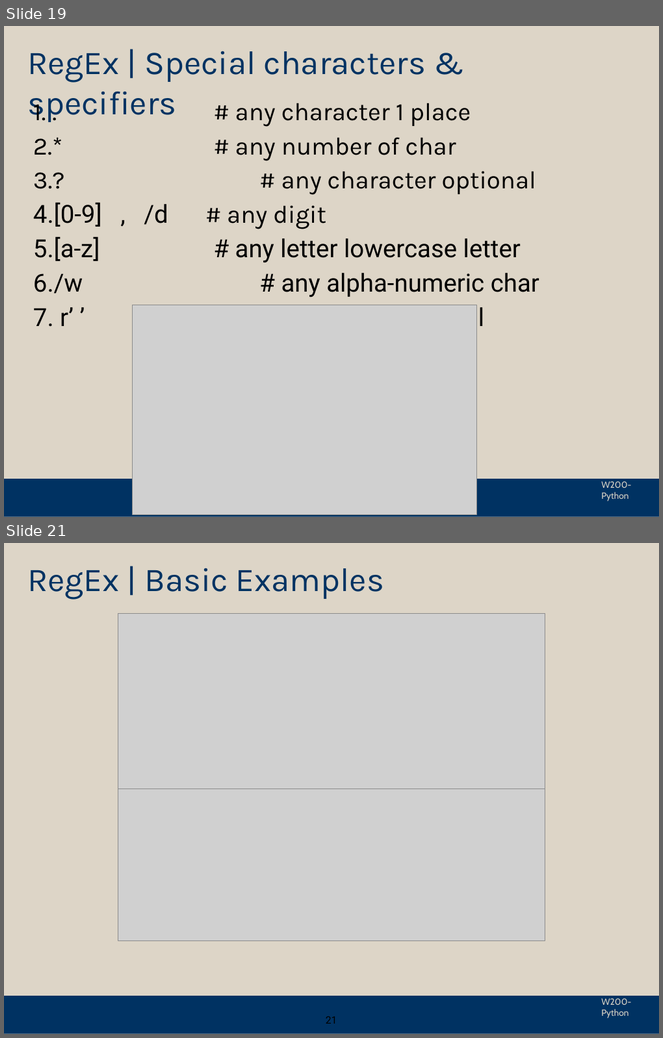
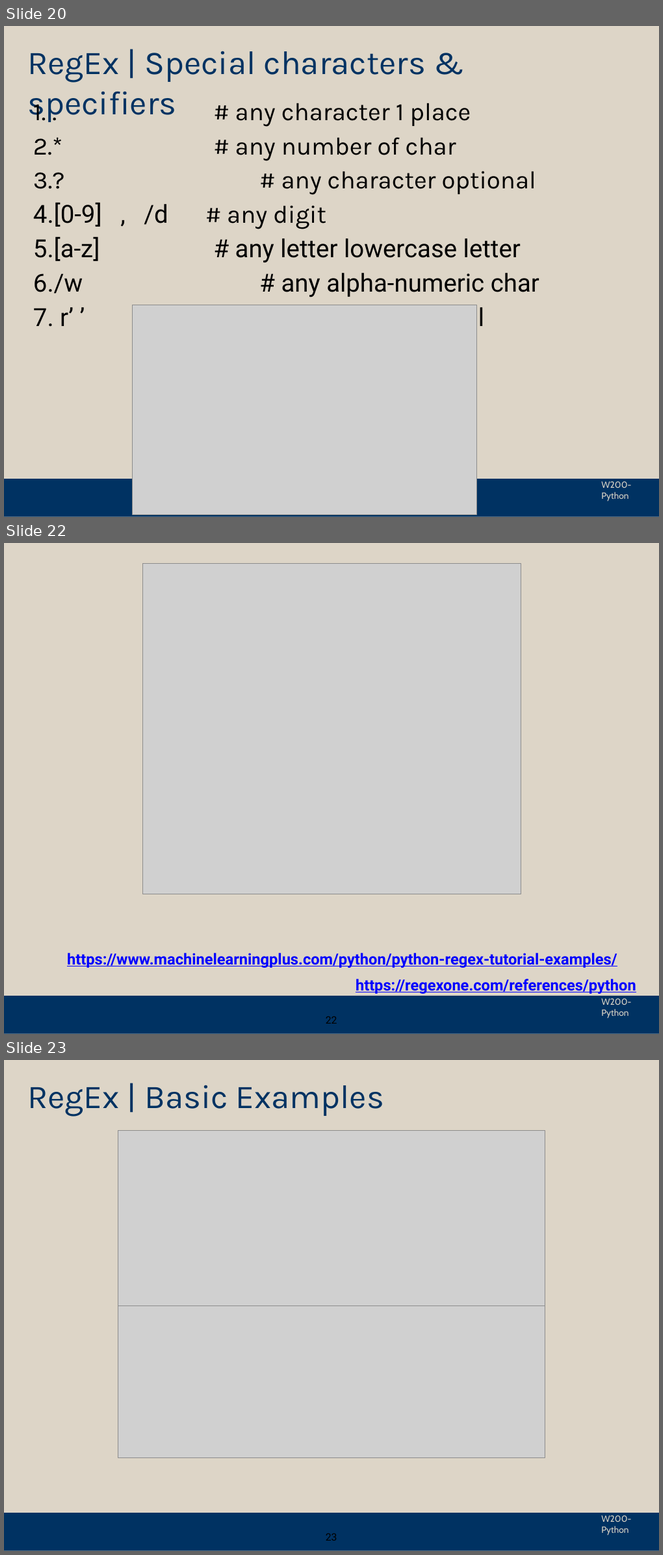
Before and after one commit to yzwu1209/Python_Foundation, a slide deck: sync_presentations/week_09/week_09-new.pptx. Shown one above the other, each under a label of ours: slides 19 and 21 before the commit, slides 20, 22 and 23 after it; the slides between them are not shown. The pictures are 663x1038 and 663x1555 pixels, drawn with LibreOffice and Linux fonts; fonts in the diff are those of the drawing; grey boxes stand for pictures; background and template pictures are left out. Boxes give left, top, right and bottom in pixels: in the first picture for what was removed or moved away, otherwise in the second. Text is boxed around its words. In the diff, an @@ line names an element or a change of style, - is before the commit and + after.

```diff
--- a/sync_presentations/week_09/week_09-new.pptx
+++ b/sync_presentations/week_09/week_09-new.pptx
@@ slide 22 added at [4,543,659,1034], background #DDD5C7; not listed: 2 template elements that a slide beside it also shows @@
@@ picture added at [142,563,521,894] @@
@@ text added at [67,953,617,968], 24 pt, text #0000FF, bold, underline @@
+https://www.machinelearningplus.com/python/python-regex-tutorial-examples/
@@ text added at [356,979,636,994], 24 pt, text #0000FF, bold, underline @@
+https://regexone.com/references/python
@@ page number added at [326,1017,337,1024], 16 pt, text #000000 @@
+22
@@ what was slide 19 is now slide 20 @@
@@ what was slide 21 is now slide 23 @@
@@ page number at [326,1534,337,1541]: text changed @@
-21
+23
```
Also in this commit, not shown: 2 slides changed, 3 other slides added, 2 slides removed, 1 other file.
